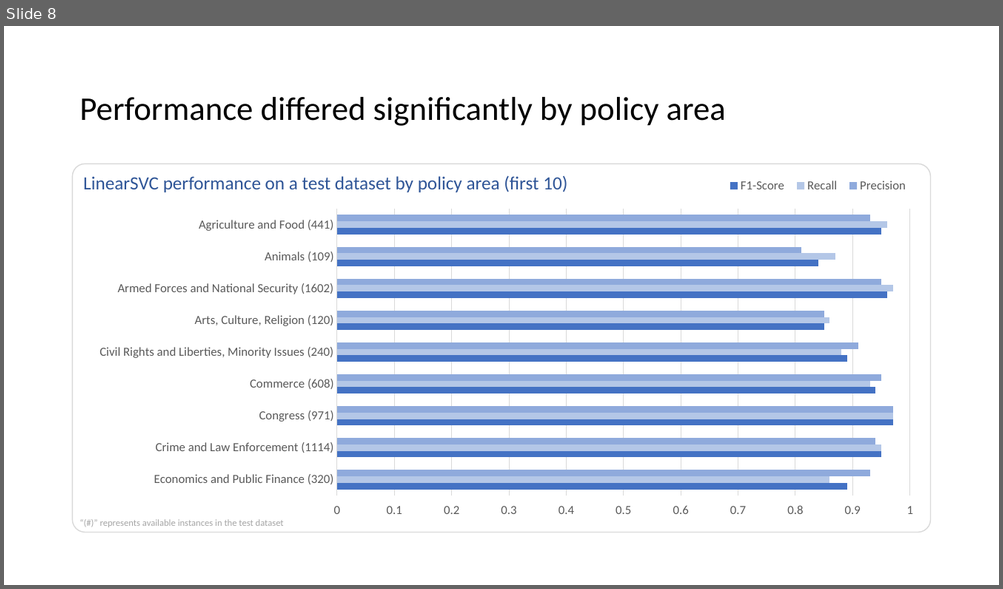
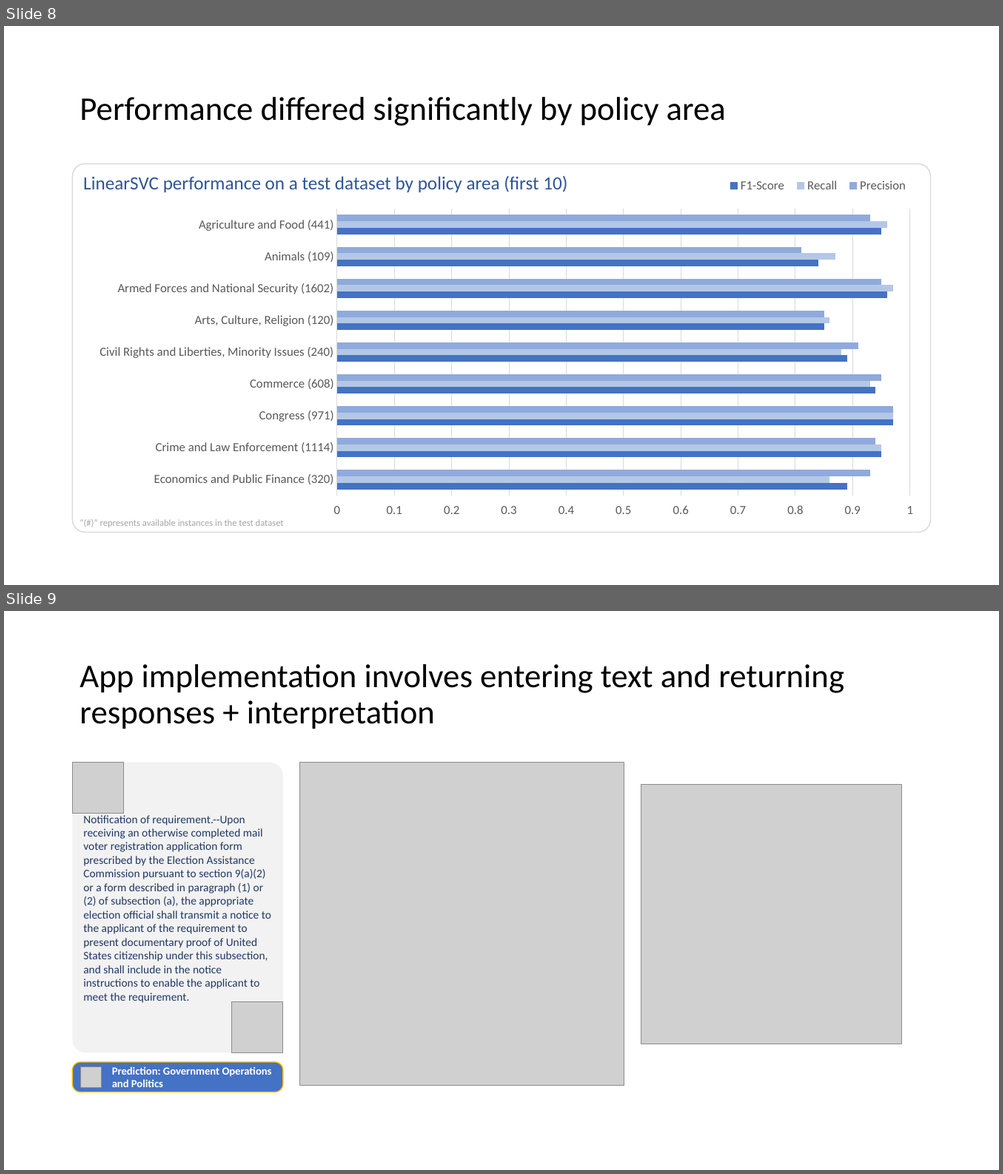
Before and after one commit to jbugli-NJ/FinalProject-Group3, a slide deck: Final-Group-Presentation/Final-Group-Presentation.pptx. Shown one above the other, each under a label of ours: slide 8 before the commit, slides 8 and 9 after it. The pictures are 1003x589 and 1003x1174 pixels, drawn with LibreOffice and Linux fonts; fonts in the diff are those of the drawing; grey boxes stand for pictures. Boxes give left, top, right and bottom in pixels: in the first picture for what was removed or moved away, otherwise in the second. Text is boxed around its words. In the diff, an @@ line names an element or a change of style, - is before the commit and + after.

Commit message:
Updating interpretation visuals
Updating interpretation visuals to add a graph and word cloud; updating report and presentation

```diff
--- a/Final-Group-Presentation/Final-Group-Presentation.pptx
+++ b/Final-Group-Presentation/Final-Group-Presentation.pptx
@@ slide 9 added at [4, 611, 999, 1170], background #FFFFFF @@
@@ title added at [79, 664, 844, 729], 32 pt, text #000000 @@
+App implementation involves entering text and returning responses + interpretation
@@ rounded rectangle added at [73, 763, 283, 1054], fill #F2F2F2, 11 pt, text #203864 @@
+Notification of requirement.--Upon receiving an otherwise completed mail voter registration application form prescribed by the Election Assistance Commission pursuant to section 9(a)(2) or a form described in paragraph (1) or (2) of subsection (a), the appropriate election official shall transmit a notice to the applicant of the requirement to present documentary proof of United States citizenship under this subsection, and shall include in the notice instructions to enable the applicant to meet the requirement.
@@ picture added at [73, 763, 124, 814] @@
@@ picture added at [299, 763, 623, 1085] @@
@@ picture added at [640, 784, 901, 1045] @@
@@ picture added at [232, 1002, 283, 1054] @@
@@ rounded rectangle added at [73, 1062, 283, 1092], fill #4472C4, outline #FFC000 1 pt, 10.5 pt, text #FFFFFF, bold @@
+Prediction: Government Operations and Politics
@@ picture added at [81, 1067, 102, 1088] @@
```
Also in this commit, not shown: 1 other slide added, 4 other files.
